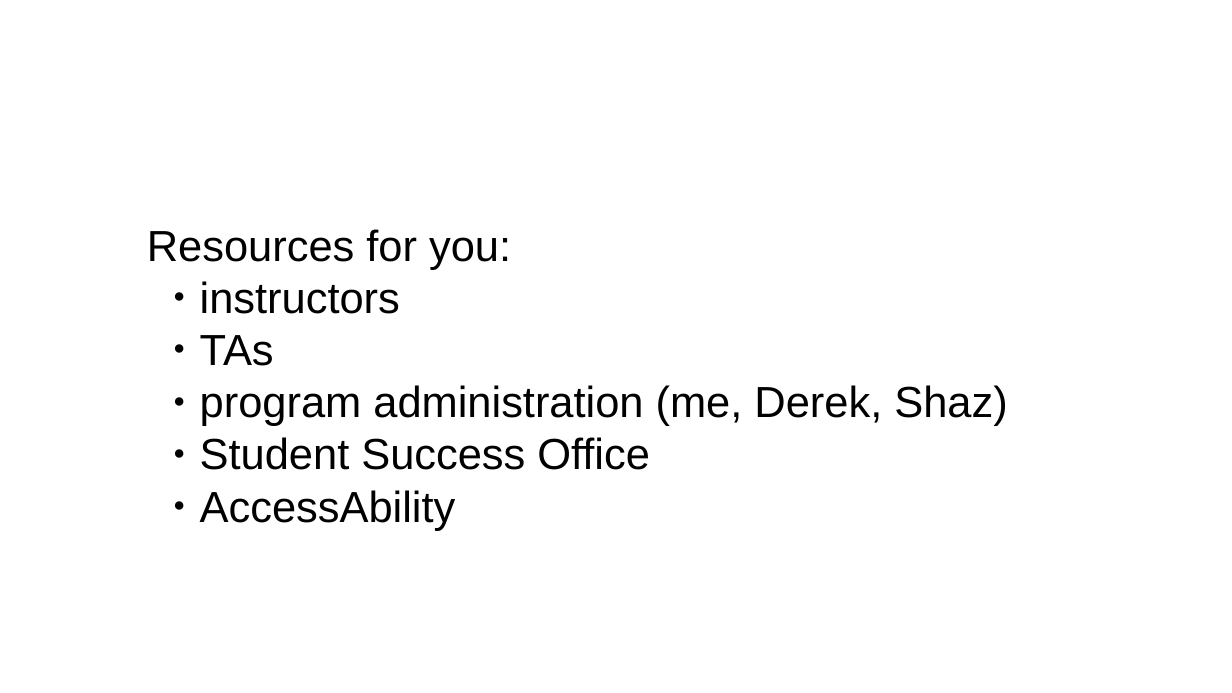
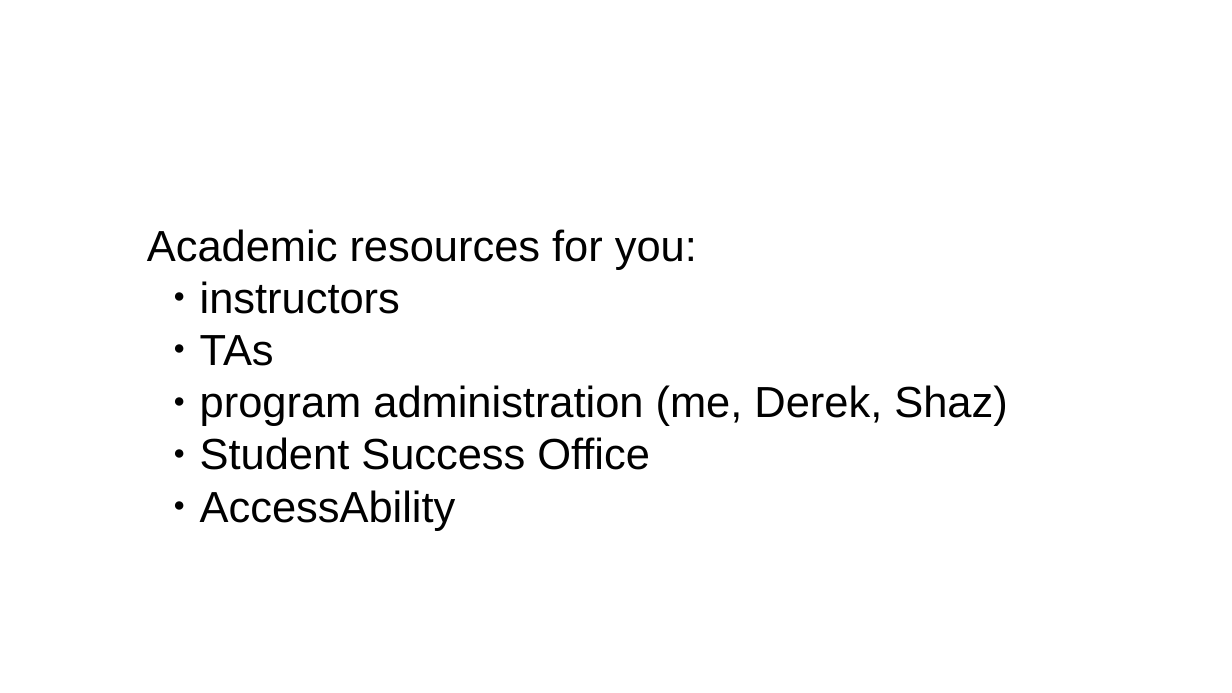
Before and after one commit to patricklam/se101-f18, a slide deck: slide 17 of notes/L02-slides.odp. Drawn at 1232x693 pixels with LibreOffice and Linux fonts; fonts in the diff are those of the drawing; background and template pictures are left out. Boxes give left, top, right and bottom in pixels: in the first picture for what was removed or moved away, otherwise in the second. Text is boxed around its words. In the diff, an @@ line names an element or a change of style, - is before the commit and + after.

```diff
--- a/notes/L02-slides.odp
+++ b/notes/L02-slides.odp
@@ text at box(147, 229, 697, 270): text changed @@
-Resources for you:
+Academic resources for you:
```
Also in this commit, not shown: 1 other slide changed, 1 slide added, 1 other file.
